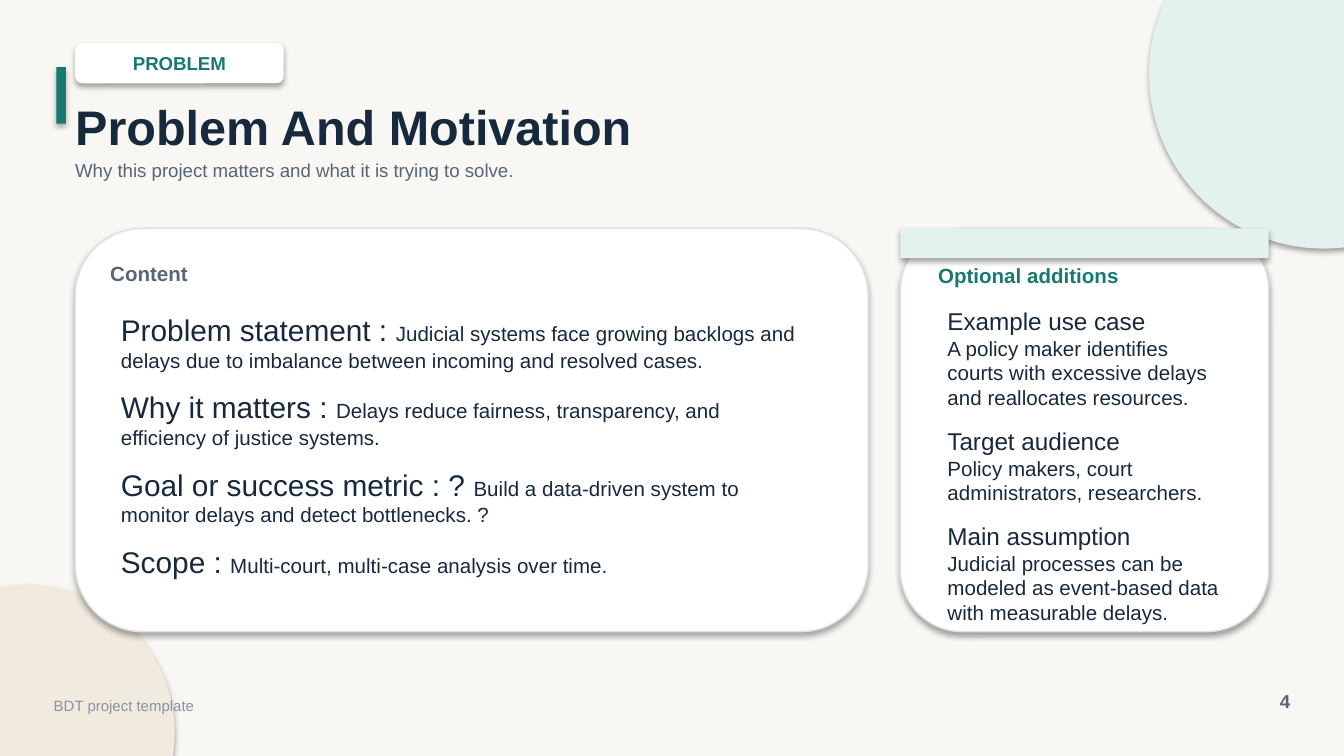
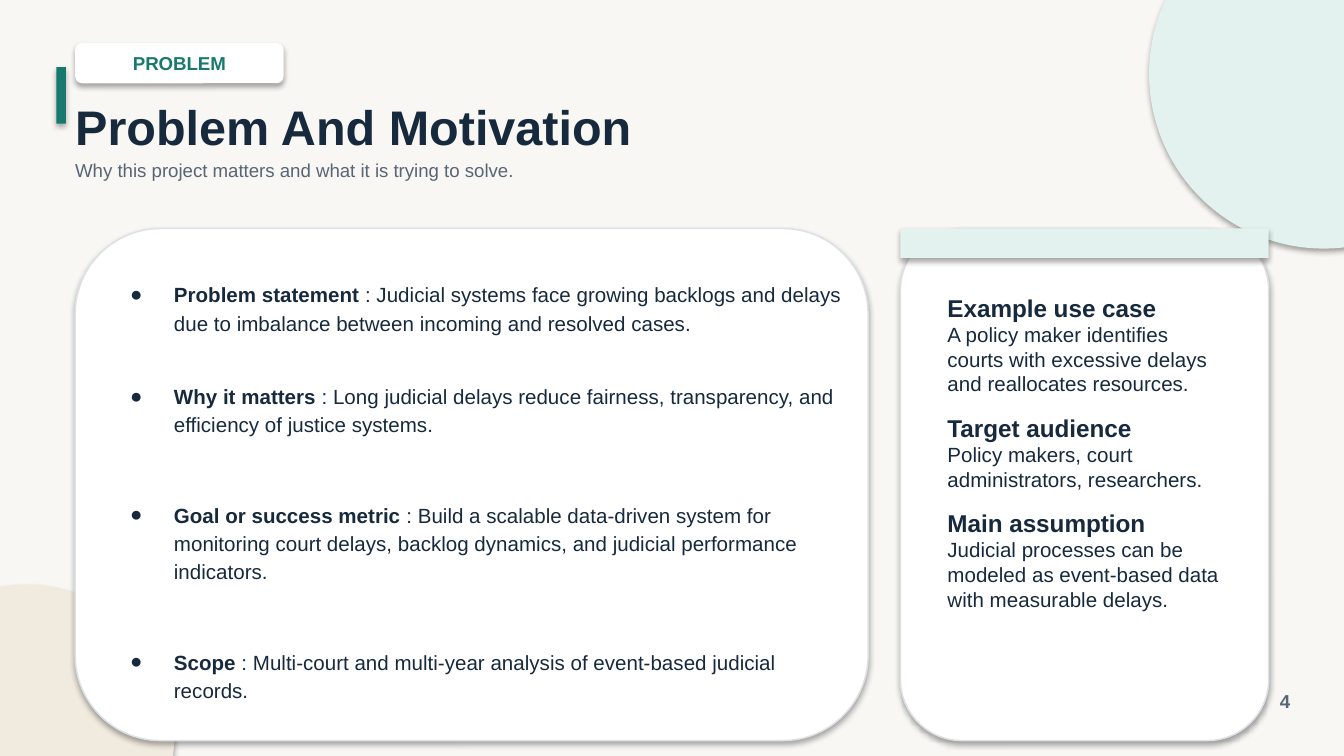
Before and after one commit to Big-data-court-hearings/project, a slide deck: slide 4 of docs/presentation/BDT_Project_Presentation.pptx. Drawn at 1344x756 pixels with LibreOffice and Linux fonts; fonts in the diff are those of the drawing. Boxes give left, top, right and bottom in pixels: in the first picture for what was removed or moved away, otherwise in the second. Text is boxed around its words. In the diff, an @@ line names an element or a change of style, - is before the commit and + after.

```diff
--- a/docs/presentation/BDT_Project_Presentation.pptx
+++ b/docs/presentation/BDT_Project_Presentation.pptx
@@ rounded rectangle: place and size @@
-rounded rectangle at (75, 228, 868, 632)
+rounded rectangle at (75, 228, 868, 741)
@@ rounded rectangle: place and size @@
-rounded rectangle at (900, 228, 1269, 632)
+rounded rectangle at (900, 228, 1269, 741)
@@ text "Problem statement : Judicial systems ...": place and size @@
-text "Problem statement : Judicial systems ..." at (121, 319, 794, 579)
+text "Problem statement : Judicial systems ..." at (174, 287, 840, 699)
@@ text removed at (110, 266, 188, 281) @@
-Content
@@ text removed at (938, 268, 1118, 288) @@
-Optional additions
@@ text at (174, 287, 840, 336): size 16 to 11 pt in "Problem statement :"; bold on in "Problem statement"; bullet none to ●; line spacing 1 to 1.15 @@
@@ text "Example use case A policy ...": place and size @@
-text "Example use case A policy ..." at (947, 312, 1218, 625)
+text "Example use case A policy ..." at (947, 299, 1218, 612)
@@ text "Example use case A policy ..." at (947, 299, 1218, 612): bold on in "Example use case", "Target audience", "Main assumption" @@
@@ text at (174, 389, 833, 699): text changed @@
-Why it matters : Delays reduce fairness, transparency, and efficiency of justice systems.
-Goal or success metric : ? Build a data-driven system to monitor delays and detect bottlenecks. ?
-Scope : Multi-court, multi-case analysis over time.
+● Why it matters : Long judicial delays reduce fairness, transparency, and efficiency of justice systems.
+● Goal or success metric : Build a scalable data-driven system for monitoring court delays, backlog dynamics, and judicial performance indicators.
+● Scope : Multi-court and multi-year analysis of event-based judicial records.
@@ text removed at (54, 700, 194, 714) @@
-BDT project template
```
Also in this commit, not shown: 11 other slides changed, 2 slides added, 2 slides removed, 3 other files.
